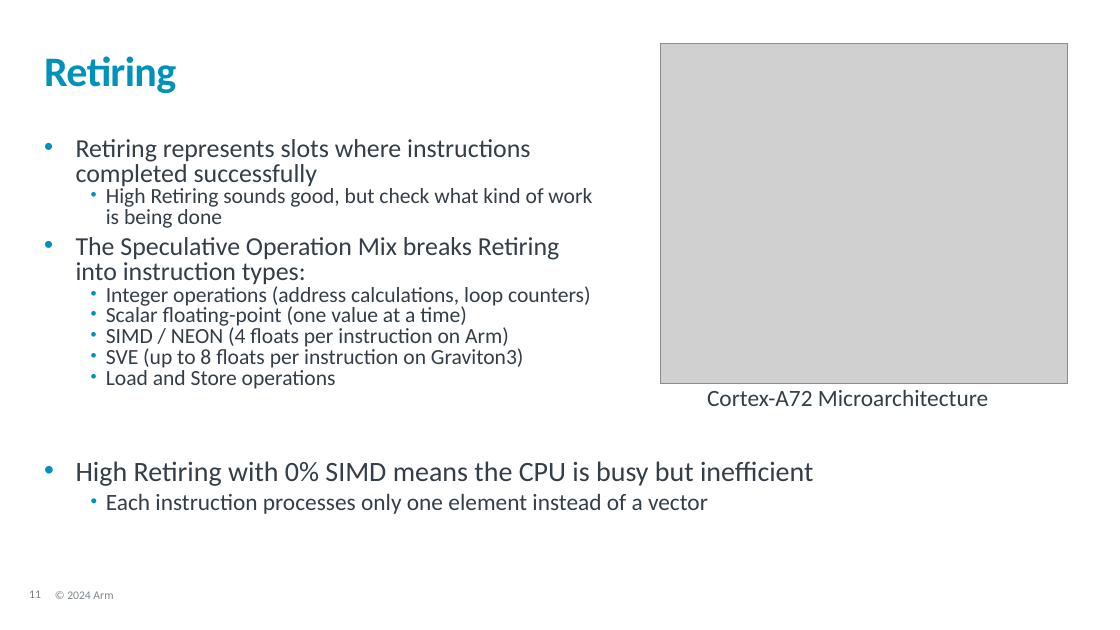
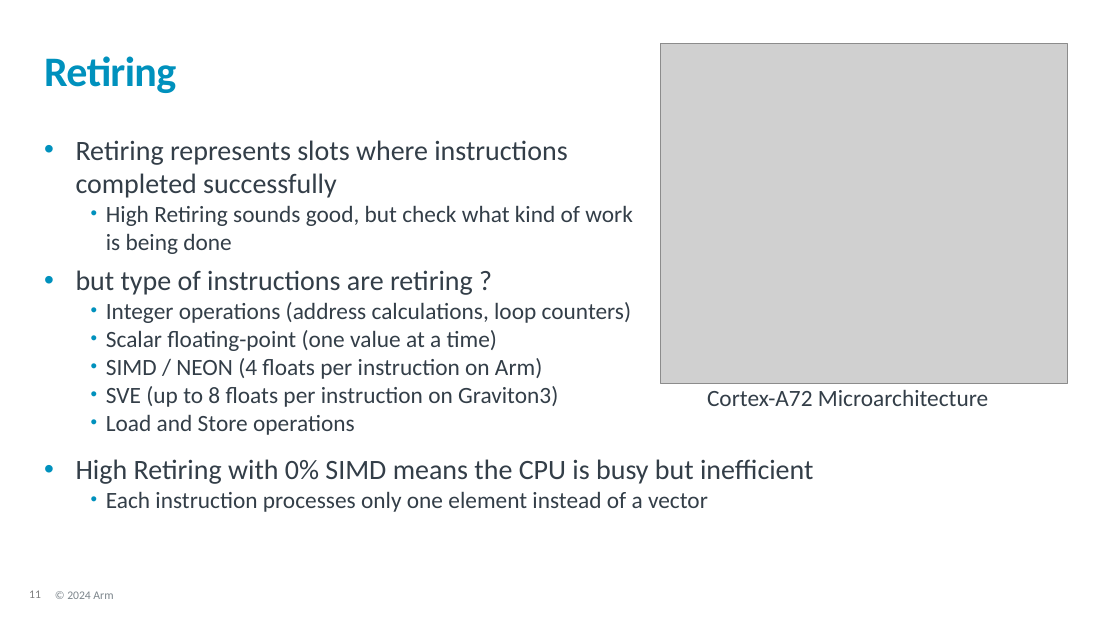
Before and after one commit to OliverGrainge/Arm-Total-Performance, a slide deck: slide 11 of slides.pptx. Drawn at 1120x630 pixels with LibreOffice and Linux fonts; fonts in the diff are those of the drawing; grey boxes stand for pictures; background and template pictures are left out. Boxes give left, top, right and bottom in pixels: in the first picture for what was removed or moved away, otherwise in the second. Text is boxed around its words. In the diff, an @@ line names an element or a change of style, - is before the commit and + after.

```diff
--- a/slides.pptx
+++ b/slides.pptx
@@ text at <box>76,140,633,435</box>: size 22.2 to 24 pt in "Retiring represents slots where instructions completed succe ..."; size 18.5 to 20 pt in "High Retiring sounds good, but check what ...", "Integer operations (address calculations, loop counters)", "Scalar floating-point (one value at a time)", "SIMD / NEON (4 floats per instruction ..." and 2 more places; line spacing 0.8 to 1 @@
@@ text at <box>76,270,473,295</box>: text changed; size 22.2 to 24 pt @@
-• The Speculative Operation Mix breaks Retiring into instruction types:
+• but type of instructions are retiring ?
```
Also in this commit, not shown: 12 other slides changed.
